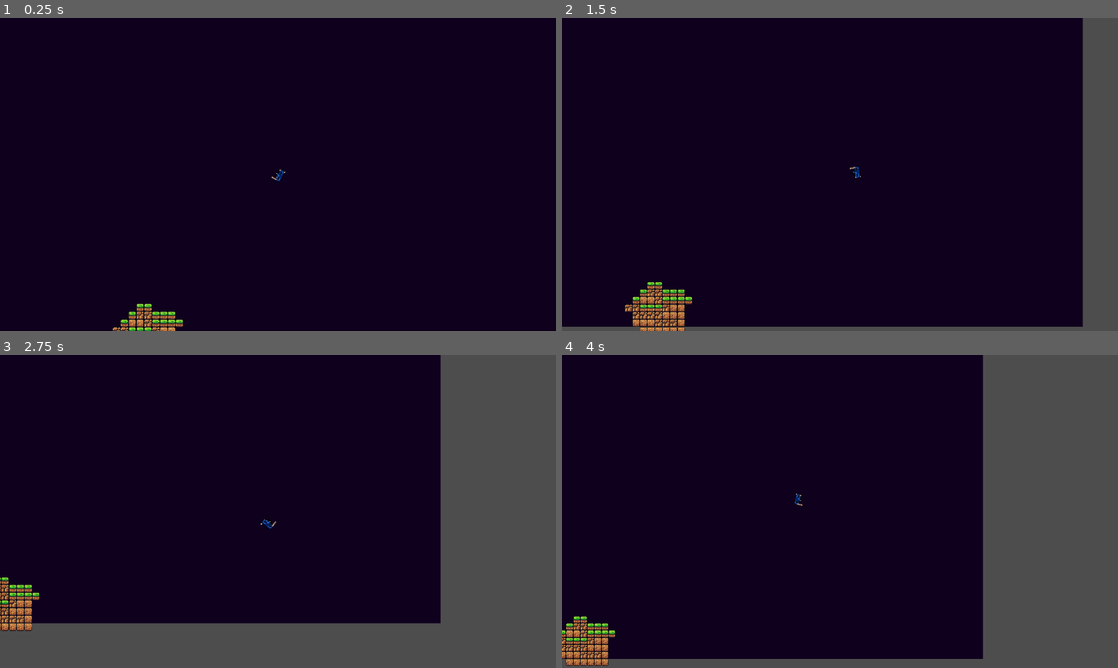
Above: before the commit, frames 1-4 (two rows, left to right).
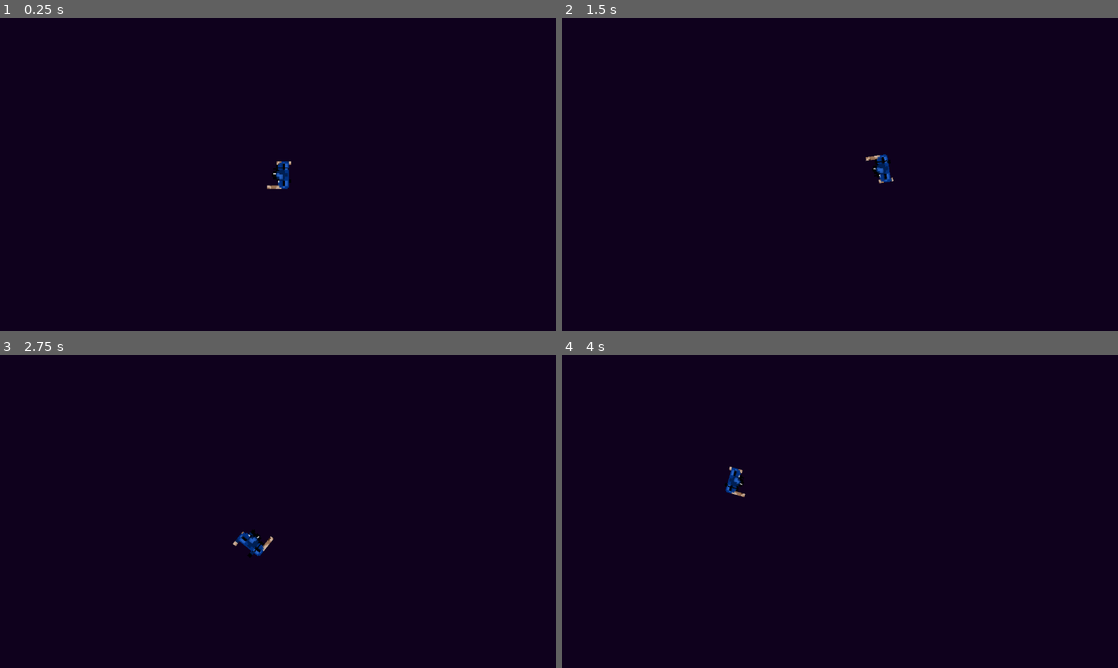
Above: after the commit, the same moments.

Repository: Gabryel-Paes/ProjetoCG
Game: Godot game, scene res://levels/rooms/playground.tscn
The game is run twice, just before and just after one commit, with the same random seed, the same clock (stepped at 60 frames per second) and the same inputs.
Inputs (mouse positions are in pixels of both pictures, inside the frame that each line leads up to):
- Up to frame 1 (0.25 s): no input
- Up to frame 2 (1.5 s): move the mouse to (962, 158) at 0.52 s; hold D (Right) 0.53-1.28 s; move the mouse to (728, 190) at 1.27 s; hold S (Down) from 1.28 s (still down)
- Up to frame 3 (2.75 s): move the mouse to (333, 442) at 2.02 s; release S (Down) at 2.03 s; hold D (Right) from 2.03 s (still down)
- Up to frame 4 (4 s): move the mouse to (812, 574) at 2.77 s; release D (Right) at 2.78 s; hold W (Up) 2.78-3.53 s; move the mouse to (1006, 558) at 3.52 s; hold A (Left) from 3.53 s (still down)

The runs differ from the first frame. In frame 1, 0.9% of the frame differs, in the area x 20-53%, y 45-100%; in frame 2, 9.0%; in frame 3, 33%, in the area x 0-100%, y 0-100%; in frame 4, 28%.

Commit message:
Ajuste de câmera e início do sistema de disparos e projéteis.

Diff:
--- a/actors/player/player.gd
+++ b/actors/player/player.gd
@@ -1,4 +1,8 @@
 extends CharacterBody2D
+
+var cena_bala = preload("res://actors/projectiles/bala/bala.tscn")
+
+var arma_equipada
 
 # --- Movimento ---
 @export var speed: float = 200.0
@@ -13,14 +17,13 @@
 @export var camera_deadzone: float = 120.0   # px de tela sem deslocamento
 @export var max_camera_offset: float = 260.0 # teto do deslocamento
 @export var camera_smooth: float = 8.0       # maior = mais rápido
-@export var zoom_rest: float = 1.15          # mouse perto: zoom in
-@export var zoom_far: float = 0.85           # mouse longe: zoom out
+@export var zoom_rest: float = 3         # mouse perto: zoom in
+@export var zoom_far: float = 2       # mouse longe: zoom out
 
 @onready var aim: Node2D = $Aim
 @onready var camera: Camera2D = $Camera2D
 
 var aim_angle: float = 0.0
-
 
 func _ready() -> void:
 	motion_mode = MOTION_MODE_FLOATING
@@ -65,3 +68,35 @@
 
 	var z := lerpf(zoom_rest, zoom_far, t)
 	camera.zoom = camera.zoom.lerp(Vector2(z, z), w)
+
+#func _input(event):
+	## Equipar a arma (Ex: apertando a tecla 'E' ou botão direito)
+	#if Input.is_action_just_pressed("equipar"): # Lembre-se de criar essa action no Input Map!
+		#arma_equipada = !arma_equipada # Alterna entre verdadeiro/falso
+		#
+		#if arma_equipada:
+			#$Sprite2D.texture = tex_armado
+		#else:
+			#$Sprite2D.texture = tex_normal
+			#rotation = 0 # Volta a rotação ao normal ao desequipar
+			#
+	## Atirar (Botão esquerdo do mouse)
+	#if Input.is_action_just_pressed("atirar") and arma_equipada:
+		#atirar()
+#
+#func atirar():
+	## 1. Cria uma cópia (instância) da bala
+	#var nova_bala = cena_bala.instantiate()
+	#
+	## 2. Posição da bala será a mesma do Marker2D (ponta da arma)
+	#nova_bala.global_position = $PontoDeDisparo.global_position
+	#
+	## 3. Calcula a direção da bala (da ponta da arma até o mouse)
+	#var direcao_tiro = (get_global_mouse_position() - $PontoDeDisparo.global_position).normalized()
+	#nova_bala.direcao = direcao_tiro
+	#
+	## 4. Gira a bala para apontar para onde está indo
+	#nova_bala.rotation = direcao_tiro.angle()
+	#
+	## 5. Adiciona a bala na cena principal do jogo (não como filha do player, senão ela se move junto com ele)
+	#get_tree().root.add_child(nova_bala)
--- a/actors/player/player.tscn
+++ b/actors/player/player.tscn
@@ -4,6 +4,7 @@
 [ext_resource type="Texture2D" uid="uid://d0hfp556ihm2f" path="res://ui/assets/sprites/character_placeholder.png" id="2_jg3c0"]
 
 [sub_resource type="CircleShape2D" id="CircleShape2D_wa5o0"]
+radius = 7.0
 
 [sub_resource type="AtlasTexture" id="AtlasTexture_ax26v"]
 atlas = ExtResource("2_jg3c0")
@@ -74,9 +75,11 @@
 script = ExtResource("1_dthho")
 
 [node name="CollisionShape2D" type="CollisionShape2D" parent="." unique_id=1347245688]
+position = Vector2(-4, 0)
 shape = SubResource("CircleShape2D_wa5o0")
 
 [node name="Camera2D" type="Camera2D" parent="." unique_id=293020164]
+visible = false
 
 [node name="Aim" type="Node2D" parent="." unique_id=2121868406]
 
@@ -85,3 +88,6 @@
 sprite_frames = SubResource("SpriteFrames_t1g16")
 autoplay = "default"
 frame_progress = 0.43655625
+
+[node name="BulletPoint" type="Marker2D" parent="." unique_id=648254355]
+position = Vector2(5, 0)
--- /dev/null
+++ b/actors/projectiles/bala/bala.gd
@@ -0,0 +1,17 @@
+extends Area2D
+
+var velocidade = 600
+var direcao = Vector2.ZERO
+
+func _physics_process(delta):
+	# Move a bala para frente continuamente
+	position += direcao * velocidade * delta
+
+# Conecte o sinal 'body_entered' do Area2D nesta função:
+func _on_body_entered(body):
+	# Aqui depois faremos a lógica de dar dano no inimigo!
+	queue_free() # Destrói a bala ao bater em algo
+
+# Conecte o sinal 'timeout' do Timer nesta função:
+func _on_timer_timeout():
+	queue_free() # Destrói a bala pelo tempo (distância máxima)
--- /dev/null
+++ b/actors/projectiles/bala/bala.tscn
@@ -0,0 +1,23 @@
+[gd_scene format=3 uid="uid://dp1ulbfra8qje"]
+
+[ext_resource type="Script" uid="uid://c5mmru2e5wrf7" path="res://actors/projectiles/bala/bala.gd" id="1_8vkb4"]
+
+[sub_resource type="PlaceholderTexture2D" id="PlaceholderTexture2D_60pvl"]
+size = Vector2(6, 16)
+
+[sub_resource type="RectangleShape2D" id="RectangleShape2D_60pvl"]
+size = Vector2(6, 16)
+
+[node name="Bala" type="Area2D" unique_id=1777222557]
+script = ExtResource("1_8vkb4")
+
+[node name="Sprite2D" type="Sprite2D" parent="." unique_id=168178662]
+texture = SubResource("PlaceholderTexture2D_60pvl")
+
+[node name="CollisionShape2D" type="CollisionShape2D" parent="." unique_id=1202491080]
+shape = SubResource("RectangleShape2D_60pvl")
+
+[node name="Timer" type="Timer" parent="." unique_id=1305321639]
+wait_time = 1.5
+one_shot = true
+autostart = true
--- a/project.godot
+++ b/project.godot
@@ -20,6 +20,8 @@
 window/size/viewport_width=1280
 window/size/viewport_height=720
 window/stretch/mode="viewport"
+mouse_cursor/custom_image="uid://bll3bu6jre5vq"
+mouse_cursor/custom_image_hotspot=Vector2(4, 4)
 
 [input]
 
Not shown, added: actors/projectiles/bala/bala.gd.uid
Binary file added: ui/assets/sprites/Crosshair.png
Not shown, added: ui/assets/sprites/Crosshair.png.import
